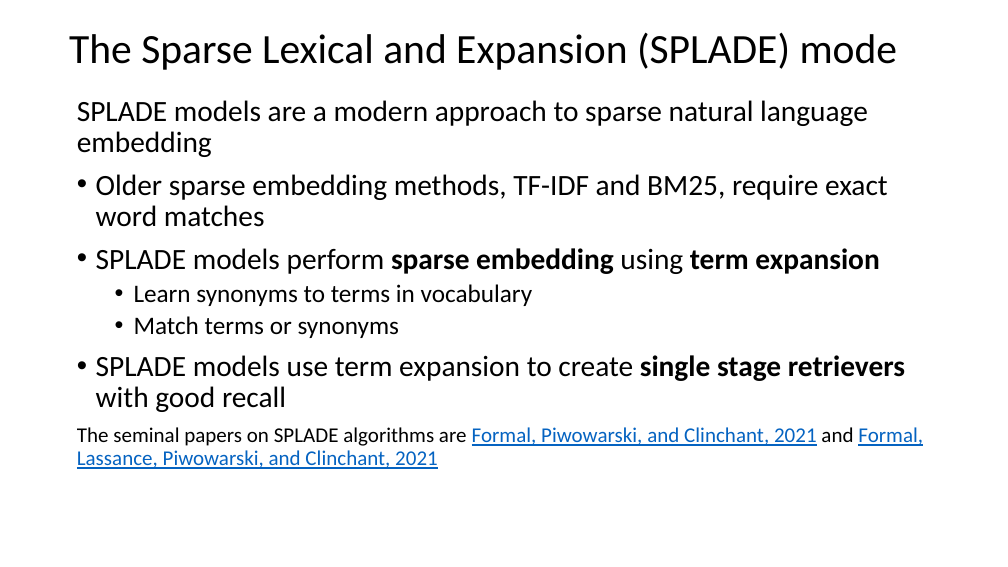
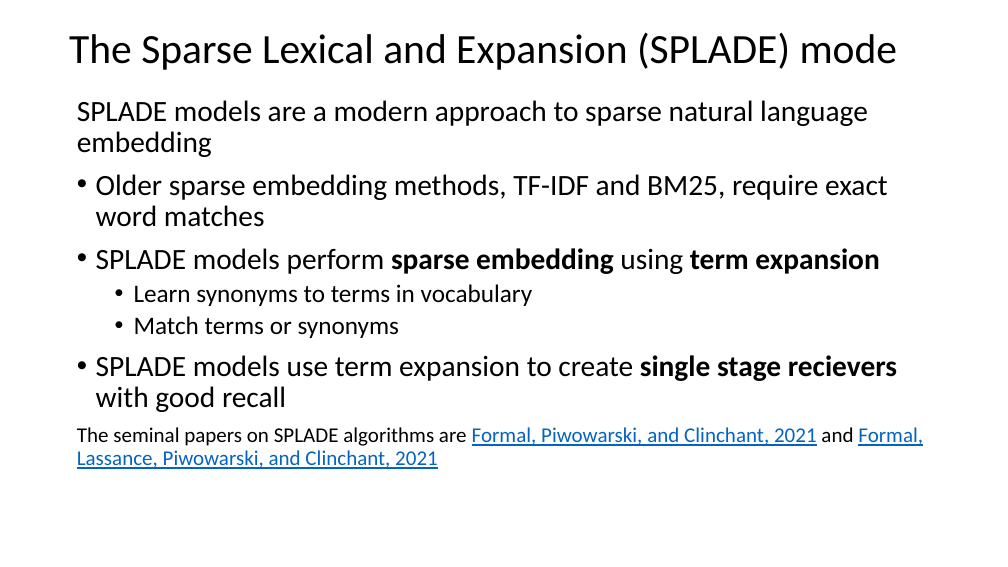
Before and after one commit to harelgabainew/school1, a slide deck: slide 56 of slides/6_InformationRetrievalSearch.pptx. Drawn at 1008x567 pixels with LibreOffice and Linux fonts; fonts in the diff are those of the drawing. Boxes give left, top, right and bottom in pixels: in the first picture for what was removed or moved away, otherwise in the second. Text is boxed around its words. In the diff, an @@ line names an element or a change of style, - is before the commit and + after.

```diff
--- a/slides/6_InformationRetrievalSearch.pptx
+++ b/slides/6_InformationRetrievalSearch.pptx
@@ text at box(96, 355, 897, 412): text changed @@
-• SPLADE models use term expansion to create single stage retrievers with good recall
+• SPLADE models use term expansion to create single stage recievers with good recall
```
Also in this commit, not shown: 3 other slides changed.
